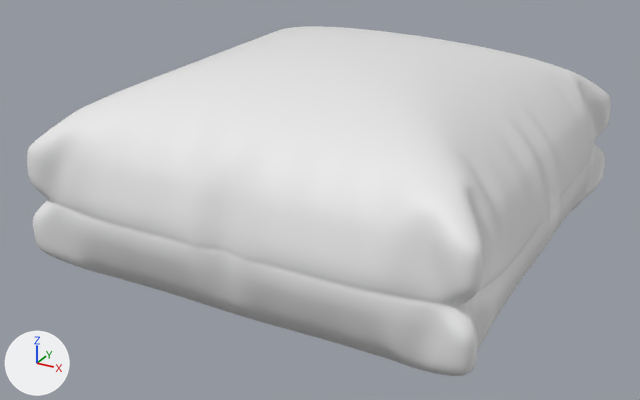
The glTF model threejs/work2022Feb12/Pillow.gltf as it was, and as the next commit left it.
The view is the same before and after, from a 50 mm camera at (1.71, -1.01, 1.0) aimed at (-0.05, 2.18, -0.6). The lights are fixed; the arrows at lower left show +X, +Y and +Z.

Names of what the first picture shows: 'applied_copy'.
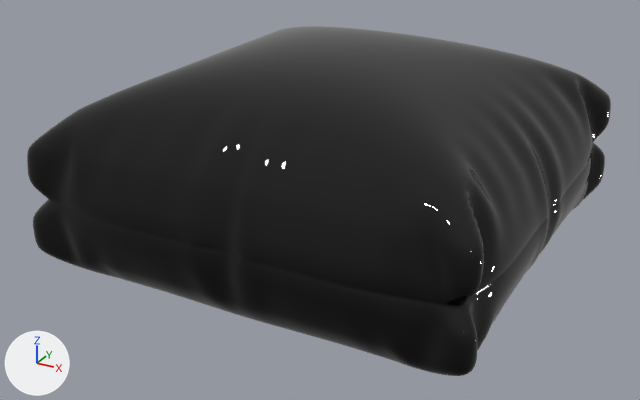
Pixel boxes [x1, y1, x2, y2] of what changed, in the pictures (640 x 400 px):
'applied_copy', recoloured (white to black)
    both: [27, 26, 611, 376]

The change in detail:
Picture 'Material Normal' (img_material_normal) is new.
Picture 'Material Base Color' (img_material_base_color) is new.
Picture 'Material Roughness' (img_material_roughness) is new.
Material 'Material' (mat_material) is new.
Uses the picture img_material_base_color.
Uses the picture img_material_normal.
Uses the picture img_material_roughness.
me_cube_004 has 15042 vertices, 30080 faces and spans x -0.97..0.97, y -0.97..0.97, z -0.91..0.1.
me_cube_004 now uses material mat_material.
